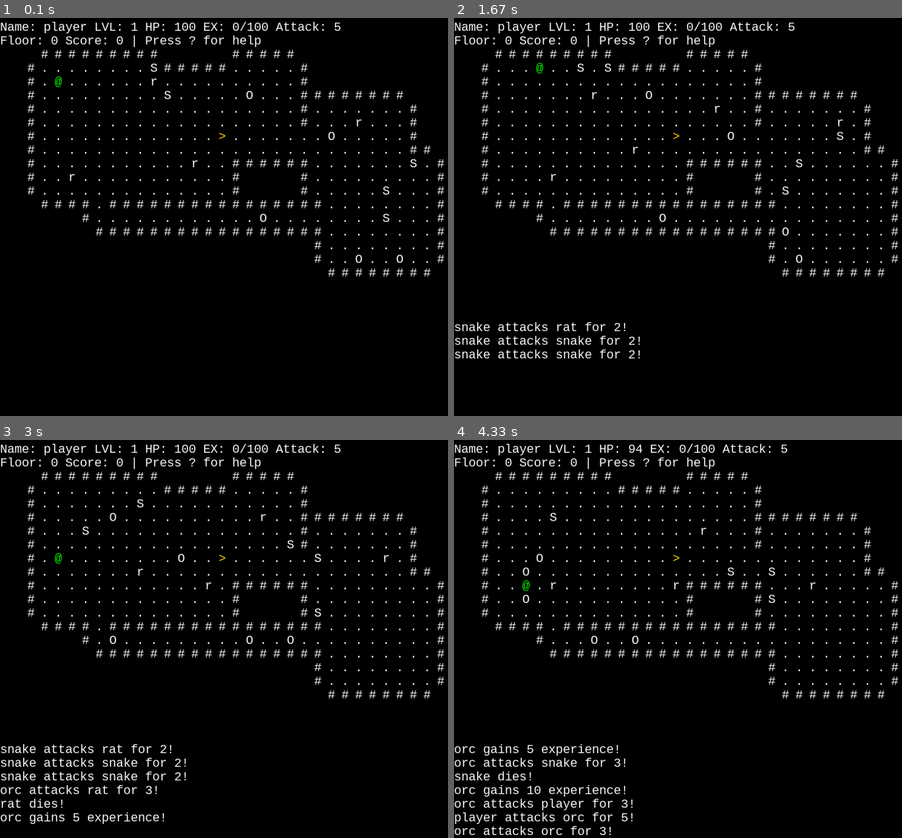
Above: before the commit, frames 1-4 (two rows, left to right).
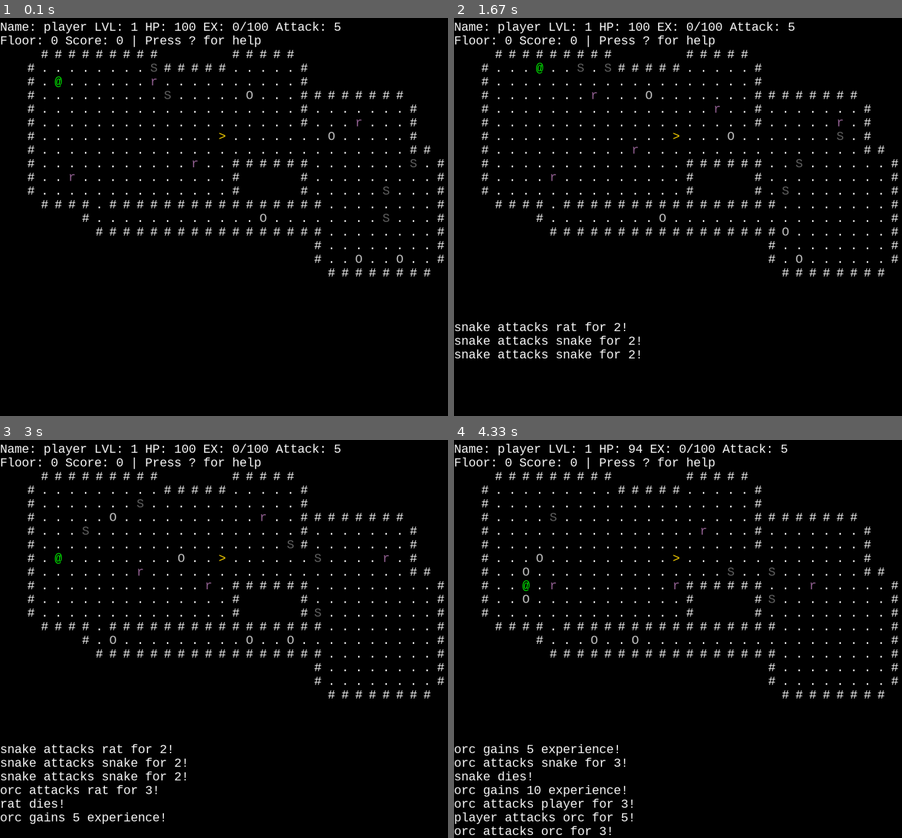
Above: after the commit, the same moments.

Repository: pyrotek45/pygame-roguehack
Game: pygame game, started from game.py
The game is run twice, just before and just after one commit, with the same random seed, the same clock (stepped at 60 frames per second) and the same inputs.
Inputs:
- Up to frame 1 (0.1 s): no input
- Up to frame 2 (1.67 s): tap Enter at 0.33 s; hold Right 0.67-1.13 s; hold Up 1.17-1.47 s; hold Right from 1.5 s (still down)
- Up to frame 3 (3 s): release Right at 1.97 s; hold Left 2-2.53 s; tap J at 2.07, 2.37, 2.63, 2.97 s; hold Down 2.57-2.87 s; hold Left from 2.9 s (still down)
- Up to frame 4 (4.33 s): tap J at 3.27, 3.4, 3.8, 4.1 s; release Left at 3.3 s; hold Up 3.33-3.7 s; tap . at 3.48 s; hold Right from 3.73 s (still down); tap , at 3.88 s

The runs differ from the first frame. In frame 1, 0.2% of the frame differs, in the area x 15-94%, y 11-62%; in frame 2, 0.2%, in the area x 21-87%, y 11-62%; in frame 3, 0.2%; in frame 4, 0.2%.

Commit message:
added colors for entities

Diff:
--- a/entities.py
+++ b/entities.py
@@ -4,7 +4,7 @@
 # -------------------- Classes & API -------------------- #
 
 class Entity:
-    def __init__(self, name, x, y, health, attack, symbol, ai=None):
+    def __init__(self, name, x, y, health, attack, symbol, color, ai=None):
         self.name = name
         self.x = x
         self.y = y
@@ -19,6 +19,7 @@
         self.ai = ai
         self.ex_gain = 10  # experience given when killed
         self.score = 0
+        self.color = color
         if self.ai:
             self.ai.owner = self
 
@@ -52,15 +53,15 @@
 
 def create_mob(name):
     if name == "orc":
-        mob = Entity("orc", 0, 0, 10, 3, "O", ai=AStarAi(None))
+        mob = Entity("orc", 0, 0, 10, 3, "O", (200,200,200), ai=AStarAi(None))
         mob.set_ex(20)
         return mob
     elif name == "snake":
-        mob = Entity("snake", 0, 0, 5, 2, "S", ai=ChaseAndWonderAi(None))
+        mob = Entity("snake", 0, 0, 5, 2, "S", (100,100,100), ai=ChaseAndWonderAi(None))
         mob.set_ex(10)
         return mob
     elif name == "rat":
-        mob = Entity("rat", 0, 0, 3, 1, "r", ai=WonderAi(None))
+        mob = Entity("rat", 0, 0, 3, 1, "r", (150,100,150), ai=WonderAi(None))
         mob.set_ex(5)
         return mob
     else:
--- a/game.py
+++ b/game.py
@@ -79,7 +79,7 @@
         entity_map = {}
         for entity in self.map.entities:
             pos = (entity.y, entity.x)
-            symbol = entity.symbol
+            symbol = (entity.symbol, entity.color)
             entity_map[pos] = symbol
 
         height = len(self.map.grid)
@@ -105,11 +105,11 @@
         for y, row in enumerate(self.map.grid):
             for x, ch in enumerate(row):
                 if (y, x) in entity_map:
-                    if entity_map[(y, x)] == "@":
+                    if entity_map[(y, x)][1] == "@":
                         text = font.render("@", True, (0, 255, 0))
                         screen.blit(text, (x * font_size, y * font_size + top_bar_size_offset))
                     else:
-                        text = font.render(entity_map[(y, x)], True, color)
+                        text = font.render(str(entity_map[(y, x)][0]), True, entity_map[(y,x)][1])
                         screen.blit(text, (x * font_size, y * font_size + top_bar_size_offset))
                 else:
                     if ch == "#":
@@ -146,7 +146,7 @@
 screen = pygame.display.set_mode((grid_w * font_size, grid_h * font_size + (log_size * font_size) + (top_bar_size * font_size)))
 clock = pygame.time.Clock()
 
-player = Entity("player", 5, 5, 100, 5, "@")
+player = Entity("player", 5, 5, 100, 5, (0,255,0), "@")
 world = World(player)
 
 
@@ -182,7 +182,7 @@
                             sys.exit()
                         elif event.type == pygame.KEYDOWN:
                             if event.key == pygame.K_r:
-                                player = Entity("player", 5, 5, 100, 5, "@")
+                                player = Entity("player", 5, 5, 100, 5, (0,255,0), "@")
                                 world = World(player)
                                 waiting = False
                 # skip movement and updates while dead
